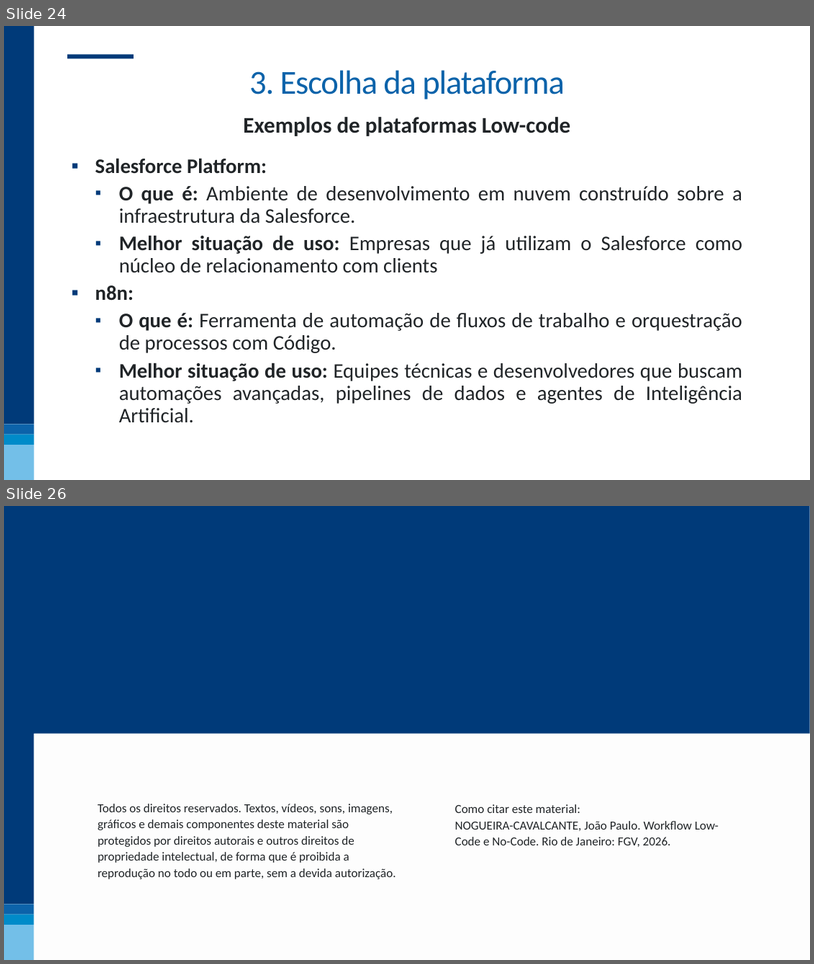
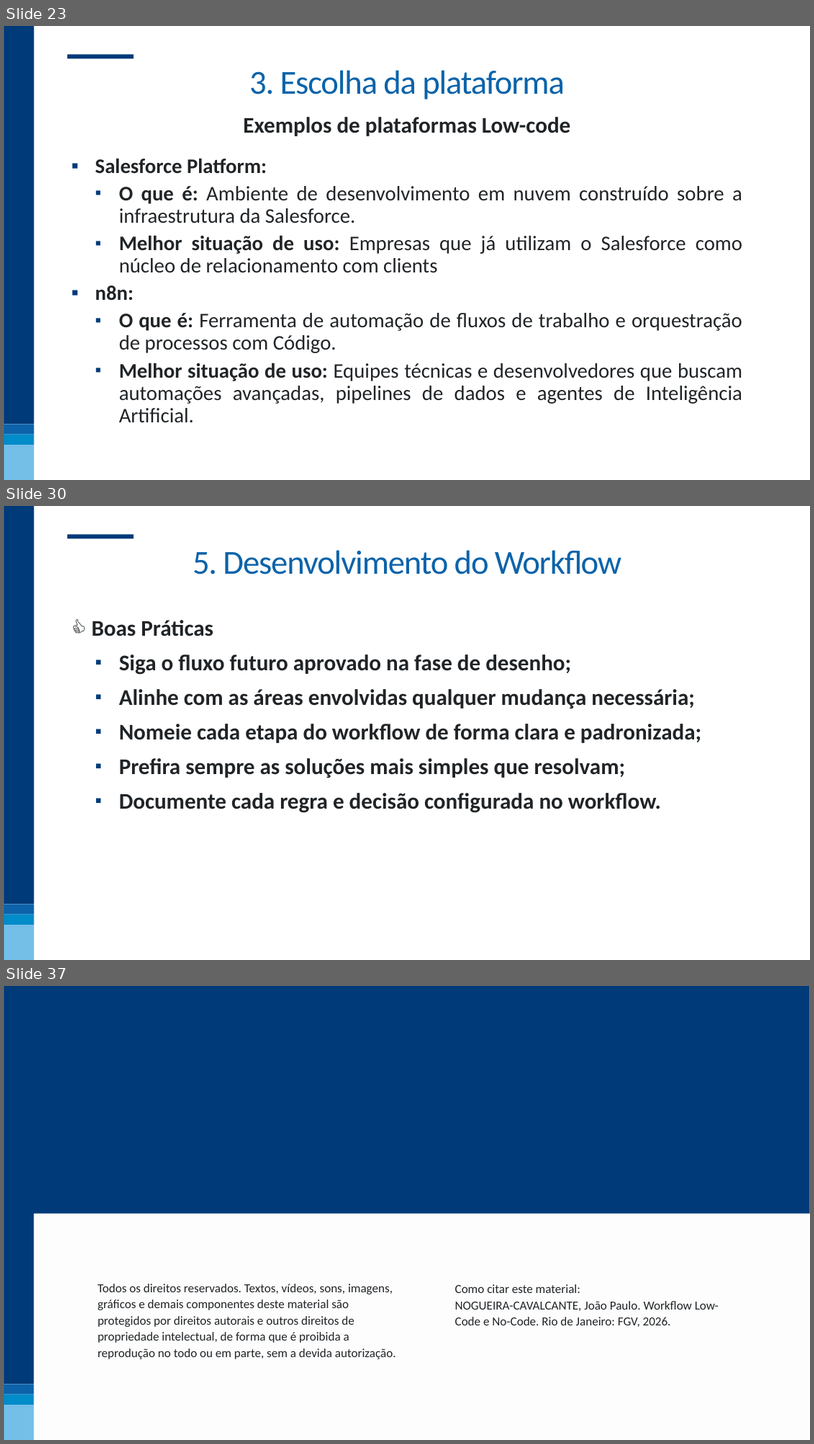
Before and after one commit to nogueira-cavalcante/FGV, a slide deck: Workflow Low-Code e No-Code/apresentações/01 - Workflow Low-code e No-code.pptx. Shown one above the other, each under a label of ours: slides 24 and 26 before the commit, slides 23, 30 and 37 after it; the slides between them are not shown. The pictures are 814x964 and 814x1444 pixels, drawn with LibreOffice and Linux fonts; fonts in the diff are those of the drawing; background and template pictures are left out. Boxes give left, top, right and bottom in pixels: in the first picture for what was removed or moved away, otherwise in the second. Text is boxed around its words. In the diff, an @@ line names an element or a change of style, - is before the commit and + after.

Commit message:
atualização da apresentação workflow low-code e no-code até o testes e validação

```diff
--- a/Workflow Low-Code e No-Code/apresentações/01 - Workflow Low-code e No-code.pptx
+++ b/Workflow Low-Code e No-Code/apresentações/01 - Workflow Low-code e No-code.pptx
@@ slide 30 added at (4,506,810,960), background #FFFFFF; not listed: 5 template elements that a slide beside it also shows @@
@@ title added at (193,550,622,574), 60 pt, text #0C63AA @@
+5. Desenvolvimento do Workflow
@@ text added at (92,620,702,813), 40 pt, text #202427, bold @@
+👍 Boas Práticas
+  ▪ Siga o fluxo futuro aprovado na fase de desenho;
+  ▪ Alinhe com as áreas envolvidas qualquer mudança necessária;
+  ▪ Nomeie cada etapa do workflow de forma clara e padronizada;
+  ▪ Prefira sempre as soluções mais simples que resolvam;
+  ▪ Documente cada regra e decisão configurada no workflow.
@@ what was slide 24 is now slide 23 @@
@@ what was slide 26 is now slide 37 @@
```
Also in this commit, not shown: 5 slides changed, 11 other slides added, 1 slide removed, 1 other file.
